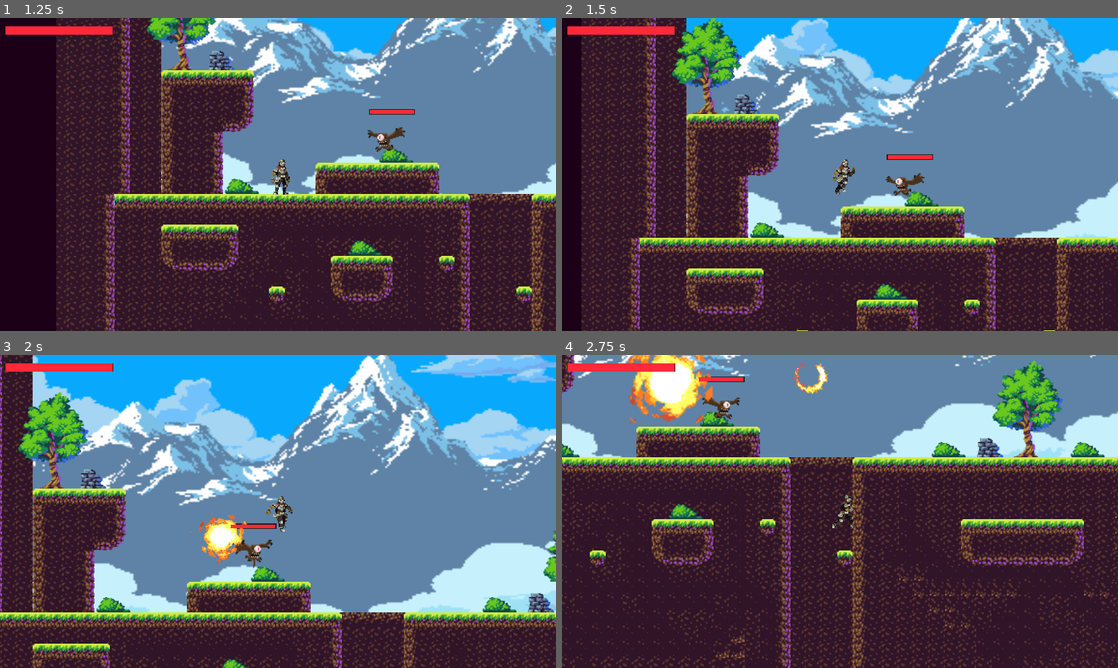
Above: before the commit, frames 1-4 (two rows, left to right).
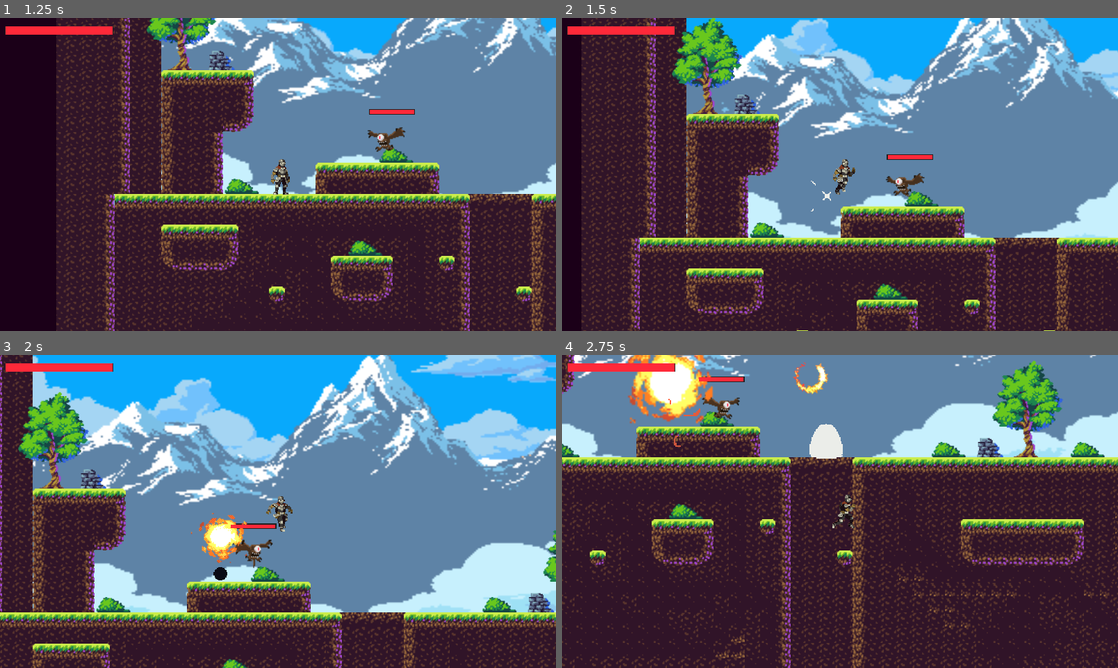
Above: after the commit, the same moments.

Repository: timowenz/stormbringer-trials
Game: Godot game, scene res://scenes/Menu.tscn
The game is run twice, just before and just after one commit, with the same random seed, the same clock (stepped at 60 frames per second) and the same inputs.
Inputs:
- Up to frame 1 (1.25 s): click "Play!" at 0.5 s
- Up to frame 2 (1.5 s): tap Enter (ui_accept) at 1.25 s; hold Right (ui_right) from 1.28 s (still down); tap R (fire_spell2) at 1.35 s
- Up to frame 3 (2 s): keep holding Right (ui_right); tap Enter (ui_accept) at 1.52 s; tap E (use_ability) at 1.55 s
- Up to frame 4 (2.75 s): keep holding Right (ui_right); tap E (use_ability) at 2.1 s; tap Enter (ui_accept) at 2.27 s; tap R (fire_spell2) at 2.3 s

Frame 1 is identical in both runs. In frame 2, less than 0.1% of the frame differs, in the area x 44-51%, y 51-63%; in frame 3, less than 0.1%; in frame 4, 0.6%, in the area x 19-51%, y 14-34%.

Commit message:
dire ball spell

Diff:
--- a/scenes/Player.tscn
+++ b/scenes/Player.tscn
@@ -34,6 +34,8 @@
 [ext_resource type="PackedScene" uid="uid://bfnmde8f8404r" path="res://scenes/HealthBar.tscn" id="32_sf7b6"]
 [ext_resource type="Script" path="res://scenes/abilities/player/player_use_ability_component.gd" id="33_s0sr5"]
 [ext_resource type="Resource" uid="uid://581g1aei1cvg" path="res://scenes/abilities/player/fire_spin_ability.tres" id="34_adecb"]
+[ext_resource type="Script" path="res://scenes/abilities/player/fire_ball_spell.gd" id="35_wklvx"]
+[ext_resource type="Resource" uid="uid://dqrwweqnr1nr8" path="res://scenes/abilities/player/fire_ball_ability.tres" id="36_jabmn"]
 
 [sub_resource type="AtlasTexture" id="AtlasTexture_ekyxk"]
 atlas = ExtResource("2_4gxhw")
@@ -2270,6 +2272,11 @@
 ability = ExtResource("34_adecb")
 user = NodePath("..")
 
+[node name="FireBallSpell" type="Node" parent="." node_paths=PackedStringArray("user")]
+script = ExtResource("35_wklvx")
+ability = ExtResource("36_jabmn")
+user = NodePath("..")
+
 [connection signal="animation_finished" from="AnimationTree" to="." method="_on_animation_tree_animation_finished"]
 [connection signal="body_entered" from="Node2D/AttackArea" to="." method="_on_attack_area_body_entered"]
 [connection signal="timeout" from="DashTimer" to="." method="_on_dash_timer_timeout"]
--- /dev/null
+++ b/scenes/abilities/player/fire_ball_ability.tres
@@ -0,0 +1,9 @@
+[gd_resource type="Resource" script_class="ProjectileLaunchAbility" load_steps=3 format=3 uid="uid://dqrwweqnr1nr8"]
+
+[ext_resource type="PackedScene" uid="uid://cwql213vifn6e" path="res://scenes/abilities/player/fire_ball_projectile.tscn" id="1_2ibww"]
+[ext_resource type="Script" path="res://scenes/abilities/projectile_launch_ability.gd" id="2_ry27x"]
+
+[resource]
+script = ExtResource("2_ry27x")
+projectile_scene = ExtResource("1_2ibww")
+instancing_offset = Vector2(0, 0)
--- /dev/null
+++ b/scenes/abilities/player/fire_ball_explosion.tscn
@@ -0,0 +1,44 @@
+[gd_scene load_steps=7 format=3 uid="uid://co0gjms1bhn62"]
+
+[ext_resource type="Script" path="res://scenes/abilities/grow_over_time.gd" id="1_3c0nh"]
+[ext_resource type="SpriteFrames" uid="uid://ct630i6asdvn8" path="res://scenes/abilities/player/fire_ball_projectile.tres" id="1_7qeev"]
+[ext_resource type="Script" path="res://scenes/abilities/area_damage_over_time.gd" id="3_wgy46"]
+[ext_resource type="Script" path="res://scenes/abilities/remove_after_growth.gd" id="4_wn603"]
+
+[sub_resource type="Curve" id="Curve_ff7hb"]
+min_value = 1.0
+max_value = 6.0
+_data = [Vector2(0, 1), 0.0, 0.0, 0, 0, Vector2(0.237895, 1.09048), 0.0, 0.0, 0, 0, Vector2(0.995789, 2.49685), 7.0, 0.0, 0, 0]
+point_count = 3
+
+[sub_resource type="CircleShape2D" id="CircleShape2D_2x6vc"]
+radius = 25.02
+
+[node name="FireBallExplosion" type="Node2D"]
+
+[node name="GrowOverTime" type="Node2D" parent="."]
+script = ExtResource("1_3c0nh")
+growth_curve = SubResource("Curve_ff7hb")
+
+[node name="AnimatedSprite2D" type="AnimatedSprite2D" parent="GrowOverTime"]
+texture_filter = 1
+sprite_frames = ExtResource("1_7qeev")
+animation = &"fireballexplosion"
+autoplay = "fireballexplosion"
+frame_progress = 0.863757
+
+[node name="HotBoxArea" type="Area2D" parent="GrowOverTime" node_paths=PackedStringArray("damage_tick_timer")]
+script = ExtResource("3_wgy46")
+damage_tick_timer = NodePath("DamageTickTimer")
+
+[node name="CollisionShape2D" type="CollisionShape2D" parent="GrowOverTime/HotBoxArea"]
+position = Vector2(1, 2)
+shape = SubResource("CircleShape2D_2x6vc")
+
+[node name="DamageTickTimer" type="Timer" parent="GrowOverTime/HotBoxArea"]
+wait_time = 0.189
+
+[node name="RemoveAfterGrowth" type="Node" parent="." node_paths=PackedStringArray("grow_over_time", "queue_free_target")]
+script = ExtResource("4_wn603")
+grow_over_time = NodePath("../GrowOverTime")
+queue_free_target = NodePath("..")
--- /dev/null
+++ b/scenes/abilities/player/fire_ball_projectile.tres
@@ -0,0 +1,255 @@
+[gd_resource type="SpriteFrames" load_steps=37 format=3 uid="uid://ct630i6asdvn8"]
+
+[ext_resource type="Texture2D" uid="uid://busu080r57dgs" path="res://assets/Fire Effect 2/Explosion 2 SpriteSheet.png" id="1_cgr8d"]
+[ext_resource type="Texture2D" uid="uid://bqusa48q27qg7" path="res://assets/Fire Effect 2/Explosion SpriteSheet.png" id="2_2iwu4"]
+
+[sub_resource type="AtlasTexture" id="AtlasTexture_mgai0"]
+atlas = ExtResource("1_cgr8d")
+region = Rect2(0, 0, 48, 48)
+
+[sub_resource type="AtlasTexture" id="AtlasTexture_m8igb"]
+atlas = ExtResource("1_cgr8d")
+region = Rect2(48, 0, 48, 48)
+
+[sub_resource type="AtlasTexture" id="AtlasTexture_u7fm2"]
+atlas = ExtResource("1_cgr8d")
+region = Rect2(96, 0, 48, 48)
+
+[sub_resource type="AtlasTexture" id="AtlasTexture_hcu85"]
+atlas = ExtResource("1_cgr8d")
+region = Rect2(144, 0, 48, 48)
+
+[sub_resource type="AtlasTexture" id="AtlasTexture_5rmo3"]
+atlas = ExtResource("1_cgr8d")
+region = Rect2(192, 0, 48, 48)
+
+[sub_resource type="AtlasTexture" id="AtlasTexture_qlmmo"]
+atlas = ExtResource("1_cgr8d")
+region = Rect2(240, 0, 48, 48)
+
+[sub_resource type="AtlasTexture" id="AtlasTexture_mqnws"]
+atlas = ExtResource("1_cgr8d")
+region = Rect2(288, 0, 48, 48)
+
+[sub_resource type="AtlasTexture" id="AtlasTexture_b1c6a"]
+atlas = ExtResource("1_cgr8d")
+region = Rect2(336, 0, 48, 48)
+
+[sub_resource type="AtlasTexture" id="AtlasTexture_4kulr"]
+atlas = ExtResource("1_cgr8d")
+region = Rect2(384, 0, 48, 48)
+
+[sub_resource type="AtlasTexture" id="AtlasTexture_gy7s6"]
+atlas = ExtResource("1_cgr8d")
+region = Rect2(432, 0, 48, 48)
+
+[sub_resource type="AtlasTexture" id="AtlasTexture_e1xv5"]
+atlas = ExtResource("1_cgr8d")
+region = Rect2(480, 0, 48, 48)
+
+[sub_resource type="AtlasTexture" id="AtlasTexture_x868k"]
+atlas = ExtResource("1_cgr8d")
+region = Rect2(528, 0, 48, 48)
+
+[sub_resource type="AtlasTexture" id="AtlasTexture_8da78"]
+atlas = ExtResource("1_cgr8d")
+region = Rect2(576, 0, 48, 48)
+
+[sub_resource type="AtlasTexture" id="AtlasTexture_cvgp1"]
+atlas = ExtResource("1_cgr8d")
+region = Rect2(624, 0, 48, 48)
+
+[sub_resource type="AtlasTexture" id="AtlasTexture_t0cxj"]
+atlas = ExtResource("1_cgr8d")
+region = Rect2(672, 0, 48, 48)
+
+[sub_resource type="AtlasTexture" id="AtlasTexture_yjlvk"]
+atlas = ExtResource("1_cgr8d")
+region = Rect2(720, 0, 48, 48)
+
+[sub_resource type="AtlasTexture" id="AtlasTexture_0rrrs"]
+atlas = ExtResource("1_cgr8d")
+region = Rect2(768, 0, 48, 48)
+
+[sub_resource type="AtlasTexture" id="AtlasTexture_yhcup"]
+atlas = ExtResource("1_cgr8d")
+region = Rect2(816, 0, 48, 48)
+
+[sub_resource type="AtlasTexture" id="AtlasTexture_igc82"]
+atlas = ExtResource("2_2iwu4")
+region = Rect2(0, 0, 64, 64)
+
+[sub_resource type="AtlasTexture" id="AtlasTexture_kl5hd"]
+atlas = ExtResource("2_2iwu4")
+region = Rect2(64, 0, 64, 64)
+
+[sub_resource type="AtlasTexture" id="AtlasTexture_ym66r"]
+atlas = ExtResource("2_2iwu4")
+region = Rect2(128, 0, 64, 64)
+
+[sub_resource type="AtlasTexture" id="AtlasTexture_u41xp"]
+atlas = ExtResource("2_2iwu4")
+region = Rect2(192, 0, 64, 64)
+
+[sub_resource type="AtlasTexture" id="AtlasTexture_w5l2y"]
+atlas = ExtResource("2_2iwu4")
+region = Rect2(0, 64, 64, 64)
+
+[sub_resource type="AtlasTexture" id="AtlasTexture_u1eue"]
+atlas = ExtResource("2_2iwu4")
+region = Rect2(64, 64, 64, 64)
+
+[sub_resource type="AtlasTexture" id="AtlasTexture_s24ak"]
+atlas = ExtResource("2_2iwu4")
+region = Rect2(128, 64, 64, 64)
+
+[sub_resource type="AtlasTexture" id="AtlasTexture_ntuno"]
+atlas = ExtResource("2_2iwu4")
+region = Rect2(192, 64, 64, 64)
+
+[sub_resource type="AtlasTexture" id="AtlasTexture_ra330"]
+atlas = ExtResource("2_2iwu4")
+region = Rect2(0, 128, 64, 64)
+
+[sub_resource type="AtlasTexture" id="AtlasTexture_0wh2r"]
+atlas = ExtResource("2_2iwu4")
+region = Rect2(64, 128, 64, 64)
+
+[sub_resource type="AtlasTexture" id="AtlasTexture_uabfs"]
+atlas = ExtResource("2_2iwu4")
+region = Rect2(128, 128, 64, 64)
+
+[sub_resource type="AtlasTexture" id="AtlasTexture_okfcv"]
+atlas = ExtResource("2_2iwu4")
+region = Rect2(192, 128, 64, 64)
+
+[sub_resource type="AtlasTexture" id="AtlasTexture_2123l"]
+atlas = ExtResource("2_2iwu4")
+region = Rect2(0, 192, 64, 64)
+
+[sub_resource type="AtlasTexture" id="AtlasTexture_a8r3q"]
+atlas = ExtResource("2_2iwu4")
+region = Rect2(64, 192, 64, 64)
+
+[sub_resource type="AtlasTexture" id="AtlasTexture_nrwkq"]
+atlas = ExtResource("2_2iwu4")
+region = Rect2(128, 192, 64, 64)
+
+[sub_resource type="AtlasTexture" id="AtlasTexture_cfkcj"]
+atlas = ExtResource("2_2iwu4")
+region = Rect2(192, 192, 64, 64)
+
+[resource]
+animations = [{
+"frames": [{
+"duration": 1.0,
+"texture": SubResource("AtlasTexture_mgai0")
+}, {
+"duration": 1.0,
+"texture": SubResource("AtlasTexture_m8igb")
+}, {
+"duration": 1.0,
+"texture": SubResource("AtlasTexture_u7fm2")
+}, {
+"duration": 1.0,
+"texture": SubResource("AtlasTexture_hcu85")
+}, {
+"duration": 1.0,
+"texture": SubResource("AtlasTexture_5rmo3")
+}, {
+"duration": 1.0,
+"texture": SubResource("AtlasTexture_qlmmo")
+}, {
+"duration": 1.0,
+"texture": SubResource("AtlasTexture_mqnws")
+}, {
+"duration": 1.0,
+"texture": SubResource("AtlasTexture_b1c6a")
+}, {
+"duration": 1.0,
+"texture": SubResource("AtlasTexture_4kulr")
+}, {
+"duration": 1.0,
+"texture": SubResource("AtlasTexture_gy7s6")
+}, {
+"duration": 1.0,
+"texture": SubResource("AtlasTexture_e1xv5")
+}, {
+"duration": 1.0,
+"texture": SubResource("AtlasTexture_x868k")
+}, {
+"duration": 1.0,
+"texture": SubResource("AtlasTexture_8da78")
+}, {
+"duration": 1.0,
+"texture": SubResource("AtlasTexture_cvgp1")
+}, {
+"duration": 1.0,
+"texture": SubResource("AtlasTexture_t0cxj")
+}, {
+"duration": 1.0,
+"texture": SubResource("AtlasTexture_yjlvk")
+}, {
+"duration": 1.0,
+"texture": SubResource("AtlasTexture_0rrrs")
+}, {
+"duration": 1.0,
+"texture": SubResource("AtlasTexture_yhcup")
+}],
+"loop": true,
+"name": &"fireball",
+"speed": 15.0
+}, {
+"frames": [{
+"duration": 1.0,
+"texture": SubResource("AtlasTexture_igc82")
+}, {
+"duration": 1.0,
+"texture": SubResource("AtlasTexture_kl5hd")
+}, {
+"duration": 1.0,
+"texture": SubResource("AtlasTexture_ym66r")
+}, {
+"duration": 1.0,
+"texture": SubResource("AtlasTexture_u41xp")
+}, {
+"duration": 1.0,
+"texture": SubResource("AtlasTexture_w5l2y")
+}, {
+"duration": 1.0,
+"texture": SubResource("AtlasTexture_u1eue")
+}, {
+"duration": 1.0,
+"texture": SubResource("AtlasTexture_s24ak")
+}, {
+"duration": 1.0,
+"texture": SubResource("AtlasTexture_ntuno")
+}, {
+"duration": 1.0,
+"texture": SubResource("AtlasTexture_ra330")
+}, {
+"duration": 1.0,
+"texture": SubResource("AtlasTexture_0wh2r")
+}, {
+"duration": 1.0,
+"texture": SubResource("AtlasTexture_uabfs")
+}, {
+"duration": 1.0,
+"texture": SubResource("AtlasTexture_okfcv")
+}, {
+"duration": 1.0,
+"texture": SubResource("AtlasTexture_2123l")
+}, {
+"duration": 1.0,
+"texture": SubResource("AtlasTexture_a8r3q")
+}, {
+"duration": 1.0,
+"texture": SubResource("AtlasTexture_nrwkq")
+}, {
+"duration": 1.0,
+"texture": SubResource("AtlasTexture_cfkcj")
+}],
+"loop": true,
+"name": &"fireballexplosion",
+"speed": 15.0
+}]
--- /dev/null
+++ b/scenes/abilities/player/fire_ball_projectile.tscn
@@ -0,0 +1,45 @@
+[gd_scene load_steps=6 format=3 uid="uid://cwql213vifn6e"]
+
+[ext_resource type="SpriteFrames" uid="uid://ct630i6asdvn8" path="res://scenes/abilities/player/fire_ball_projectile.tres" id="1_h52xn"]
+[ext_resource type="Script" path="res://scenes/abilities/projectile.gd" id="1_hhx6c"]
+[ext_resource type="Script" path="res://scenes/abilities/replace_on_timeout.gd" id="3_coudg"]
+[ext_resource type="Script" path="res://scenes/abilities/replace_on_area_entered.gd" id="4_ad7l6"]
+
+[sub_resource type="CircleShape2D" id="CircleShape2D_fc1q8"]
+radius = 21.0
+
+[node name="FireBallProjectile" type="Node2D"]
+script = ExtResource("1_hhx6c")
+
+[node name="AnimatedSprite2D" type="AnimatedSprite2D" parent="."]
+texture_filter = 1
+sprite_frames = ExtResource("1_h52xn")
+animation = &"fireball"
+autoplay = "fireball"
+frame_progress = 0.933021
+
+[node name="Area2D" type="Area2D" parent="."]
+light_mask = 33
+collision_layer = 32
+collision_mask = 4
+
+[node name="CollisionShape2D" type="CollisionShape2D" parent="Area2D"]
+position = Vector2(1, 2)
+shape = SubResource("CircleShape2D_fc1q8")
+
+[node name="ReplaceOnTimeout" type="Node" parent="." node_paths=PackedStringArray("replace_timer", "replace_target")]
+script = ExtResource("3_coudg")
+replace_timer = NodePath("Timer")
+replace_target = NodePath("..")
+replacement_scene_path = "res://scenes/abilities/player/fire_ball_explosion.tscn"
+
+[node name="Timer" type="Timer" parent="ReplaceOnTimeout"]
+autostart = true
+
+[node name="ReplaceOnAreaEntered" type="Node" parent="." node_paths=PackedStringArray("enter_area", "replace_target")]
+script = ExtResource("4_ad7l6")
+enter_area = NodePath("../Area2D")
+replace_target = NodePath("..")
+replacement_scene_path = "res://scenes/abilities/player/fire_ball_explosion.tscn"
+
+[connection signal="body_entered" from="Area2D" to="ReplaceOnAreaEntered" method="_on_body_entered"]
--- /dev/null
+++ b/scenes/abilities/player/fire_ball_spell.gd
@@ -0,0 +1,10 @@
+class_name FireBallSpell
+extends Node
+
+@export var use_ability_action_name = "fire_spell2"
+@export var ability : Ability
+@export var user : Node2D
+
+func _input(event):
+	if(event.is_action_pressed(use_ability_action_name)):
+		ability.use(user)
Not shown: 1 places in scenes/Player.tscn that only renumber resources
